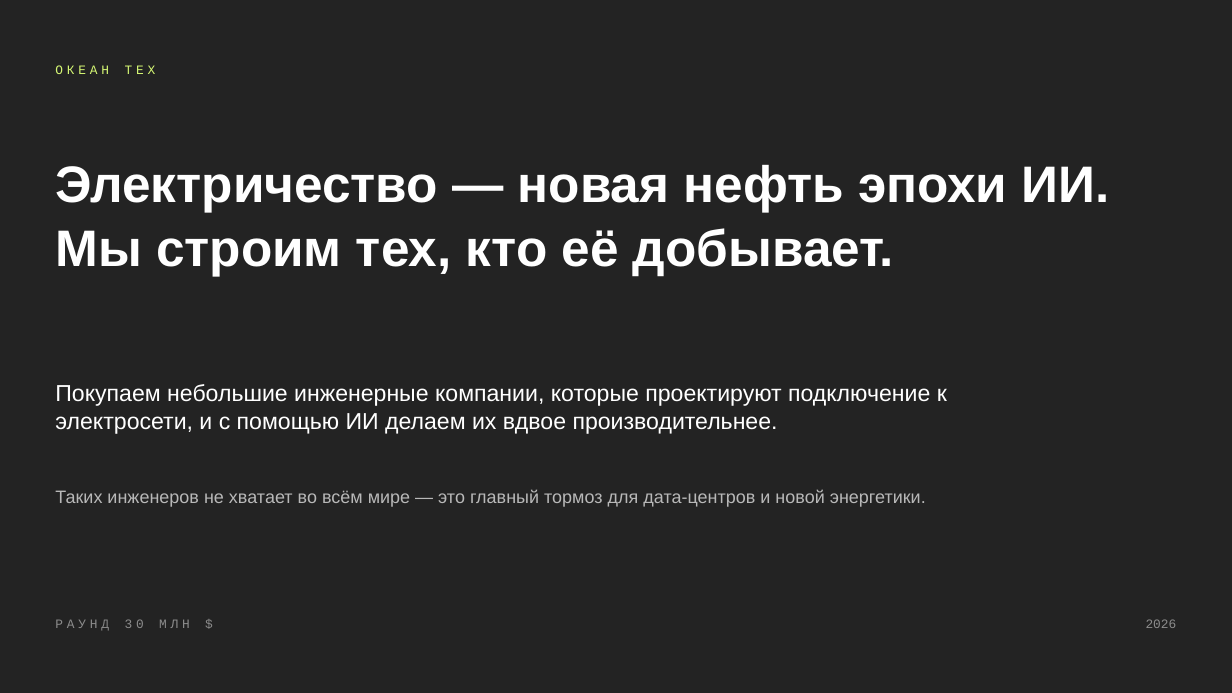
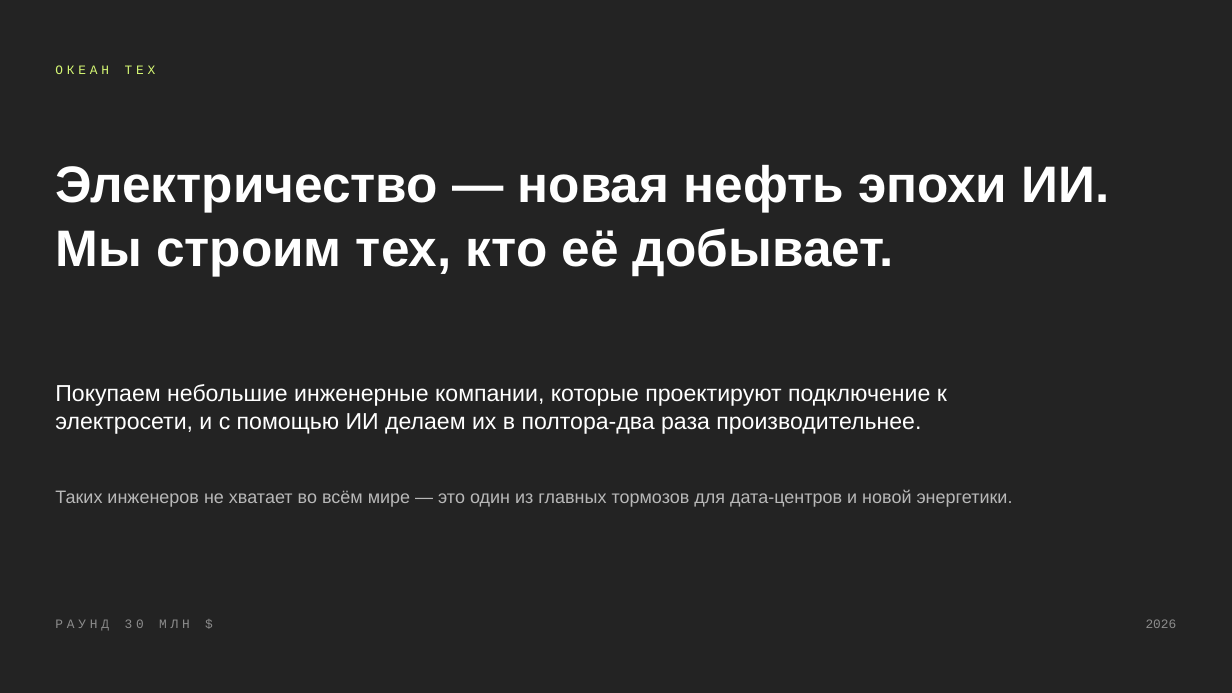
Before and after one commit to komoroshin/research, a slide deck: slide 1 of ai-case-library/research/ventures/grid-plain-deck.pptx. Drawn at 1232x693 pixels with LibreOffice and Linux fonts; fonts in the diff are those of the drawing. Boxes give left, top, right and bottom in pixels: in the first picture for what was removed or moved away, otherwise in the second. Text is boxed around its words. In the diff, an @@ line names an element or a change of style, - is before the commit and + after.

```diff
--- a/ai-case-library/research/ventures/grid-plain-deck.pptx
+++ b/ai-case-library/research/ventures/grid-plain-deck.pptx
@@ text at (55, 384, 947, 434): text changed @@
-Покупаем небольшие инженерные компании, которые проектируют подключение к электросети, и с помощью ИИ делаем их вдвое производительнее.
+Покупаем небольшие инженерные компании, которые проектируют подключение к электросети, и с помощью ИИ делаем их в полтора-два раза производительнее.
@@ text at (55, 490, 1013, 507): text changed @@
-Таких инженеров не хватает во всём мире — это главный тормоз для дата-центров и новой энергетики.
+Таких инженеров не хватает во всём мире — это один из главных тормозов для дата-центров и новой энергетики.
```
Also in this commit, not shown: 11 other slides changed, 3 other files.
